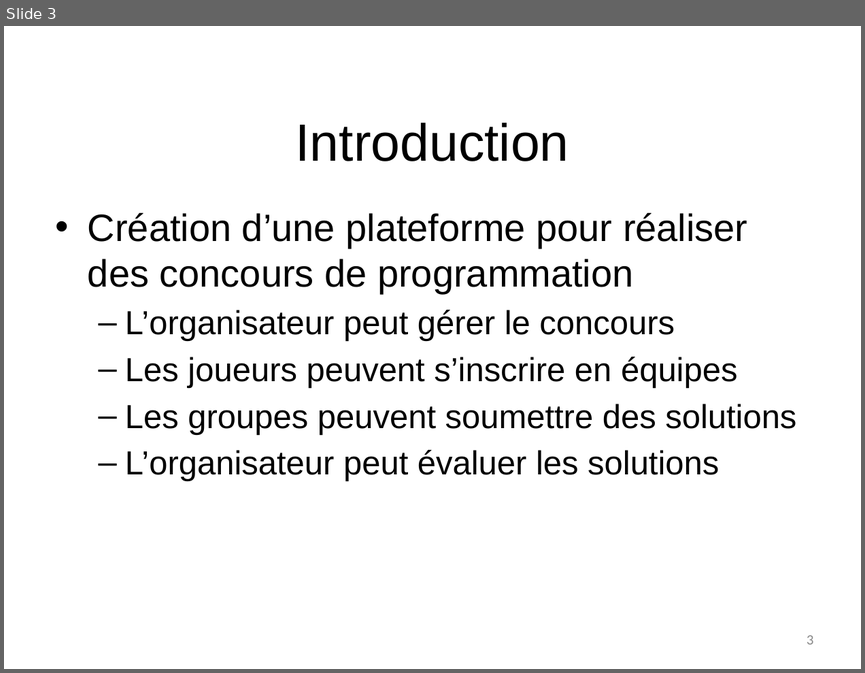
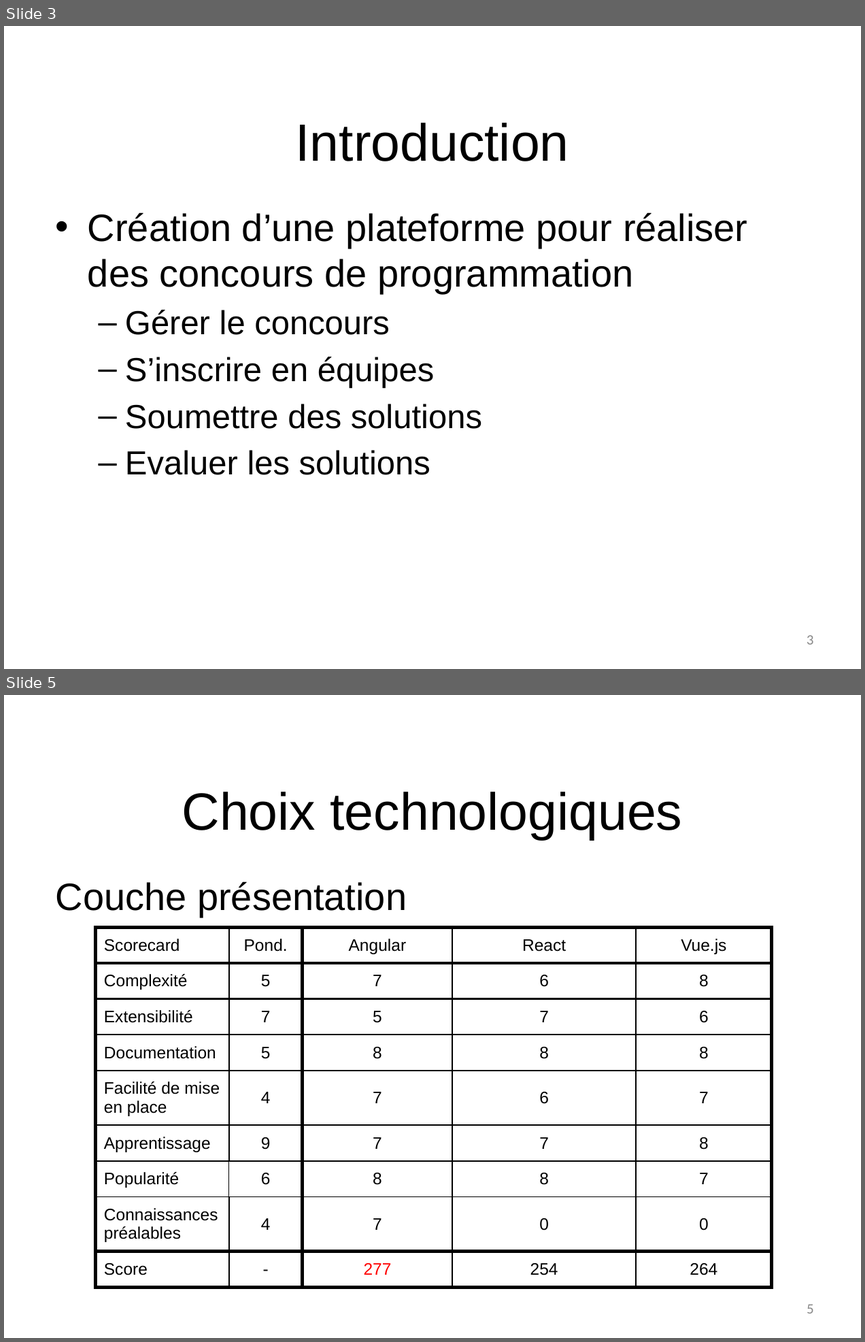
Before and after one commit to NicolasFuchs/Hashcode, a slide deck: Presentation/G6_presentation_intermediaire_fuchs_butty_rial.pptx. Shown one above the other, each under a label of ours: slide 3 before the commit, slides 3 and 5 after it; the slides between them are not shown. The pictures are 865x673 and 865x1342 pixels, drawn with LibreOffice and Linux fonts; fonts in the diff are those of the drawing; background and template pictures are left out. Boxes give left, top, right and bottom in pixels: in the first picture for what was removed or moved away, otherwise in the second. Text is boxed around its words. In the diff, an @@ line names an element or a change of style, - is before the commit and + after.

```diff
--- a/Presentation/G6_presentation_intermediaire_fuchs_butty_rial.pptx
+++ b/Presentation/G6_presentation_intermediaire_fuchs_butty_rial.pptx
@@ slide 5 added at [4, 695, 861, 1338], background #FFFFFF @@
@@ title added at [182, 792, 683, 840], 44 pt, text #000000 @@
+Choix technologiques
@@ text added at [56, 881, 407, 917], 32 pt, text #000000 @@
+Couche présentation
@@ table added at [96, 927, 772, 1302], 9 rows, 5 columns @@
+Scorecard | Pond. | Angular | React | Vue.js
+Complexité | 5 | 7 | 6 | 8
+Extensibilité | 7 | 5 | 7 | 6
+Documentation | 5 | 8 | 8 | 8
+Facilité de mise en place | 4 | 7 | 6 | 7
+Apprentissage | 9 | 7 | 7 | 8
+Popularité | 6 | 8 | 8 | 7
+Connaissances préalables | 4 | 7 | 0 | 0
+Score | - | 277 | 254 | 264
@@ page number added at [806, 1304, 814, 1313], 12 pt, text #888888 @@
+5
@@ slide 3 changed as well @@
@@ text at [125, 310, 482, 475]: text changed @@
-  – L’organisateur peut gérer le concours
-  – Les joueurs peuvent s’inscrire en équipes
-  – Les groupes peuvent soumettre des solutions
-  – L’organisateur peut évaluer les solutions
+  – Gérer le concours
+  – S’inscrire en équipes
+  – Soumettre des solutions
+  – Evaluer les solutions
```
Also in this commit, not shown: 2 other slides changed, 8 other slides added, 7 slides removed, 9 other files.
